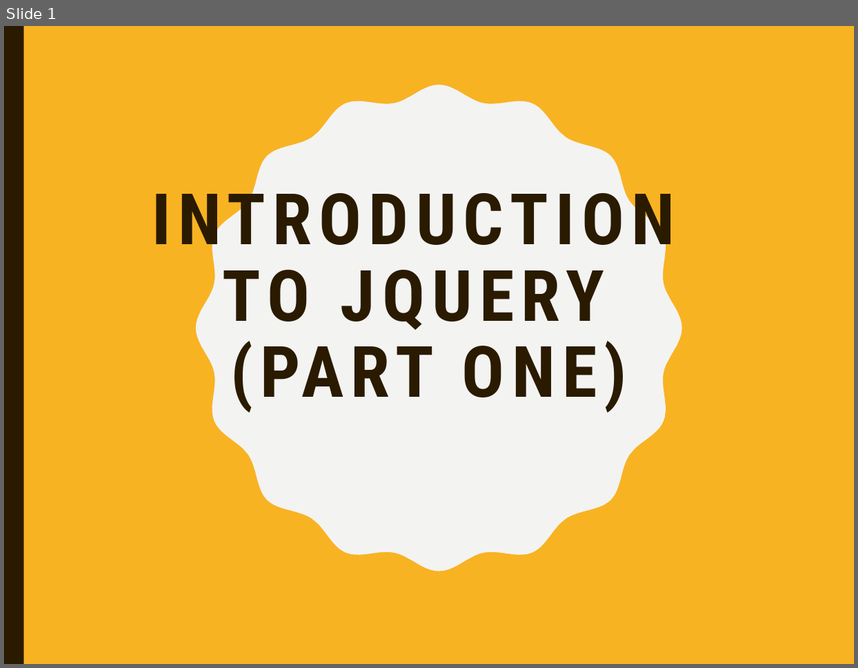
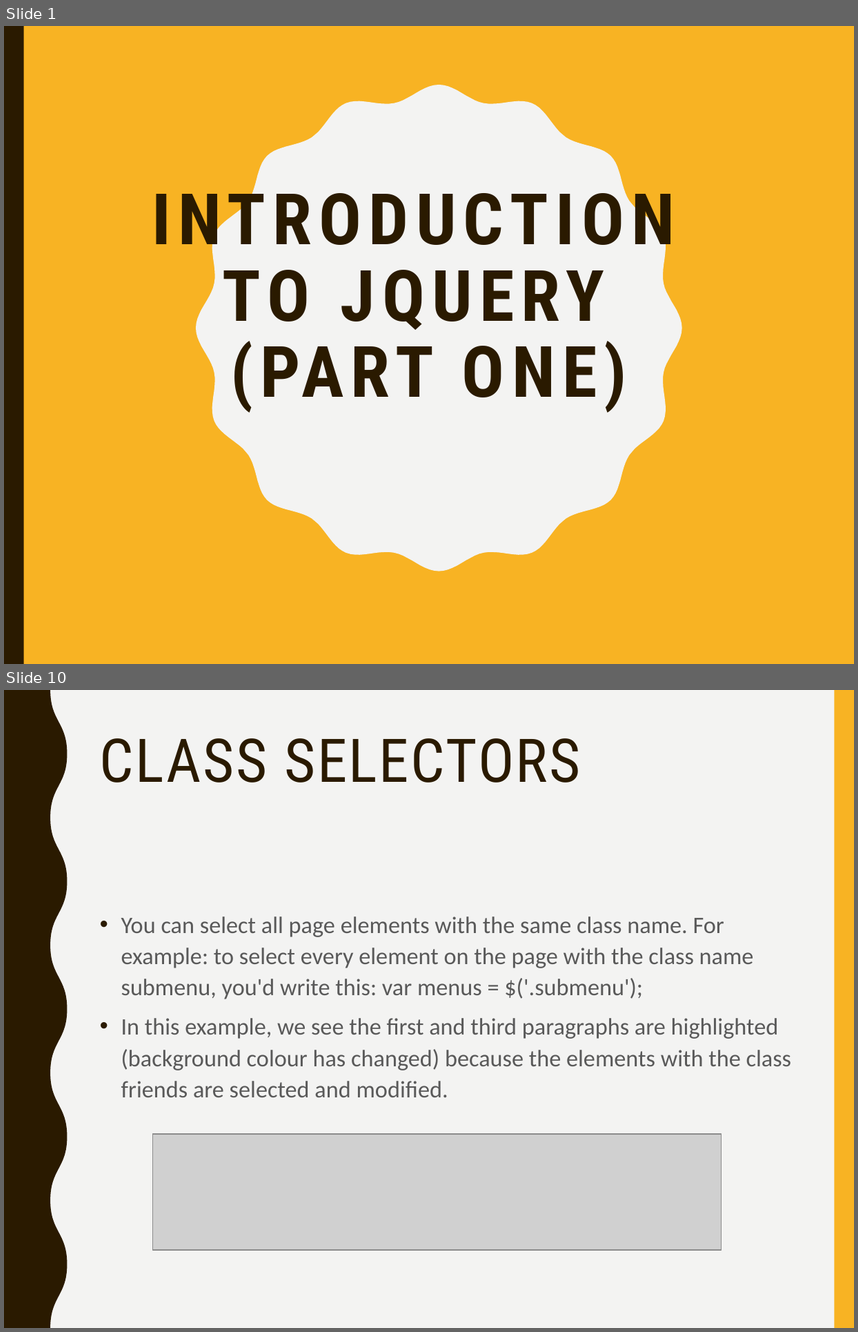
Before and after one commit to mlyngweb1/Website-Development-2-src, a slide deck: topic-05-jQuery-1/talk-1/talk-1.pptx. Shown one above the other, each under a label of ours: slide 1 before the commit, slides 1 and 10 after it; the slides between them are not shown. The pictures are 858x668 and 858x1332 pixels, drawn with LibreOffice and Linux fonts; fonts in the diff are those of the drawing; grey boxes stand for pictures. Boxes give left, top, right and bottom in pixels: in the first picture for what was removed or moved away, otherwise in the second. Text is boxed around its words. In the diff, an @@ line names an element or a change of style, - is before the commit and + after.

```diff
--- a/topic-05-jQuery-1/talk-1/talk-1.pptx
+++ b/topic-05-jQuery-1/talk-1/talk-1.pptx
@@ slide 10 added at (4, 690, 854, 1328), background #F3F3F2 @@
@@ freeform shape added at (4, 690, 67, 1328), fill #2A1A00 @@
@@ rectangle added at (835, 690, 854, 1328), fill #F8B323 @@
@@ title added at (100, 738, 581, 782), 51 pt, text #2A1A00 @@
+CLASS SELECTORS
@@ text added at (121, 916, 792, 1097), 20 pt, text #595959 @@
+• You can select all page elements with the same class name. For example: to select every element on the page with the class name submenu, you'd write this: var menus = $('.submenu');
+• In this example, we see the first and third paragraphs are highlighted (background colour has changed) because the elements with the class friends are selected and modified.
@@ picture added at (153, 1134, 722, 1250) @@
```
Also in this commit, not shown: 37 other slides added, 6 other files.
